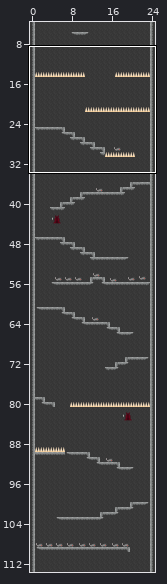
Two versions of a level (Tiled map (JSON), assets/maps/level-chamine.json). Above, an overview of the earlier version with the close-up marked.
Close-up. Before the commit:
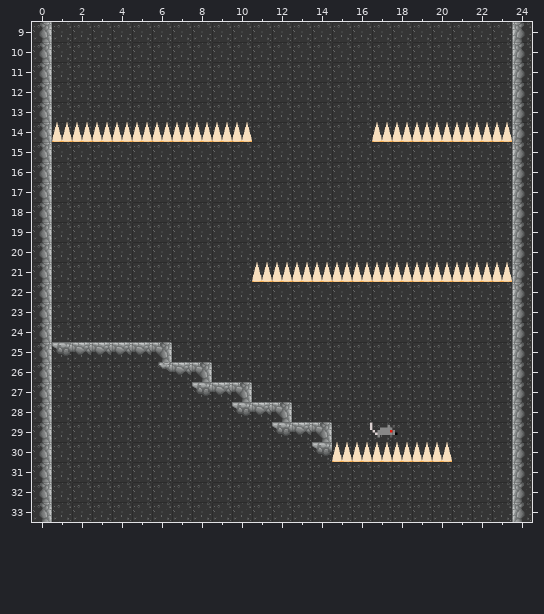
Cells are 32x32 px. Shown: x 0..24, y 9..33. The commit also changed other parts of the map, which this record leaves out. The old version is drawn lined up with the new one.
And afterwards:
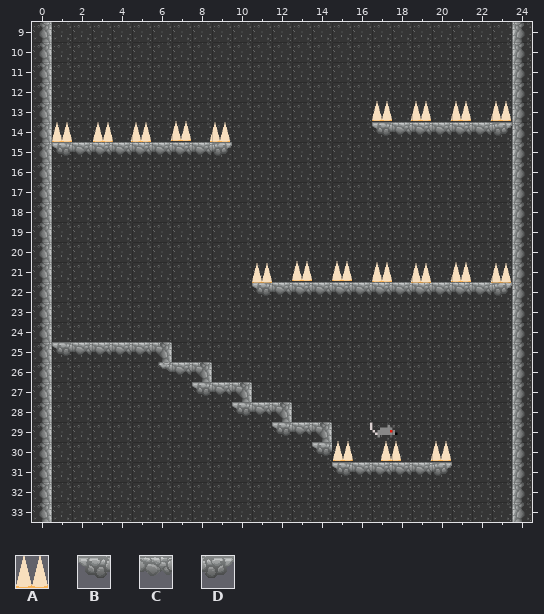
Key: from "estacas": A 0; from "tiled-fases": B 24, C 25, D 27.
_ is an empty cell, . an unchanged one.
Objects are placed by their top-left corner, in cells (3,4 is the top-left corner of cell 3,4); size is 1x1 cell unless given.
Commit message: Apply Objects layers: Sticks & Flames
Changes in this commit:
map size 25x150 -> 25x155 cells
--- layer "Walls"
@@ x 1..23 @@
-14 .AAAAAAAAA......AAAAAAA
-15 _________..............
+14 ._________......BCCCCCD
+15 BCCCCCCCD..............
@@ x 11..23 @@
-21 AAAAAA.AAAAAA
-22 _____________
+21 ______.______
+22 BCCCCCCCCCCCD
@@ x 15..20 @@
-30 AAAAAA
-31 ______
+30 ______
+31 BCCCCD
--- layer "Sticks" (added)
+A "stick" at 21,12.9
+A "stick" at 19,12.9
+A "stick" at 23,12.9
+A "stick" at 17,13
+A "stick" at 7,13.9
+A "stick" at 8.9,14
+A "stick" at 3,14
+A "stick" at 4.9,14
+A "stick" at 15,21
+A "stick" at 13,21
+A "stick" at 21,21
+A "stick" at 11,21
+A "stick" at 23,21
+A "stick" at 19,21
+A "stick" at 17.5,30
+A "stick" at 20,30
+A "stick" at 15,30
Boxes around the changes in both close-ups, in picture pixels (x1, y1, x2, y2):
changed: (372, 101, 512, 142)
changed: (52, 121, 252, 156)
changed: (252, 261, 512, 296)
changed: (332, 441, 452, 476)
